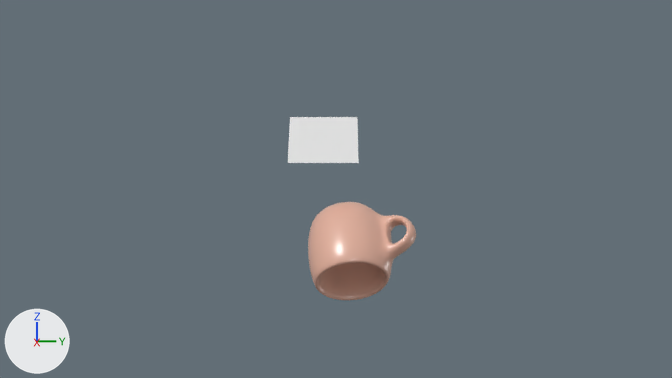
The Blender file props/Mug_Camille/mug_camille.blend, before and after one commit.
Both versions are drawn from the file's camera 'Camera'. The lights are fixed; the arrows at lower left show +X, +Y and +Z. Both versions are drawn at frame 22 of the action 'PlaneAction'; the numbers are the values there.
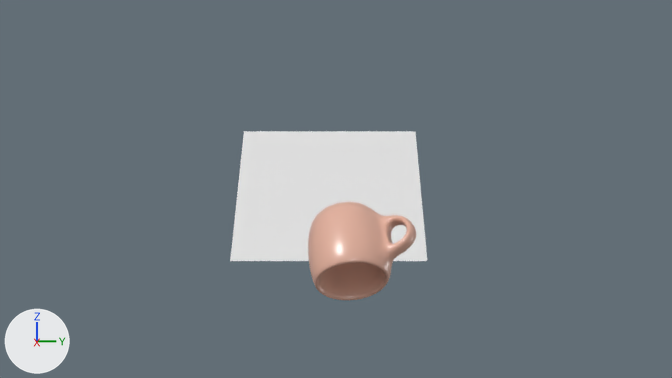
Where the change shows, as pixel boxes [x1, y1, x2, y2] in the pictures (672 x 378 px):
'Plane', moved, rescaled (175% wider, 179% taller): before [288, 117, 359, 163]; after [230, 131, 427, 261]

The change in detail:
Object 'Plane' (ob_plane) moves from (-0.14, 2.21, 2.71) to (-15.49, 2.34, -0.04).
Object 'Plane' (ob_plane) is rescaled from (1.39, 1.39, 1.39) to (5.19, 5.19, 5.19).
